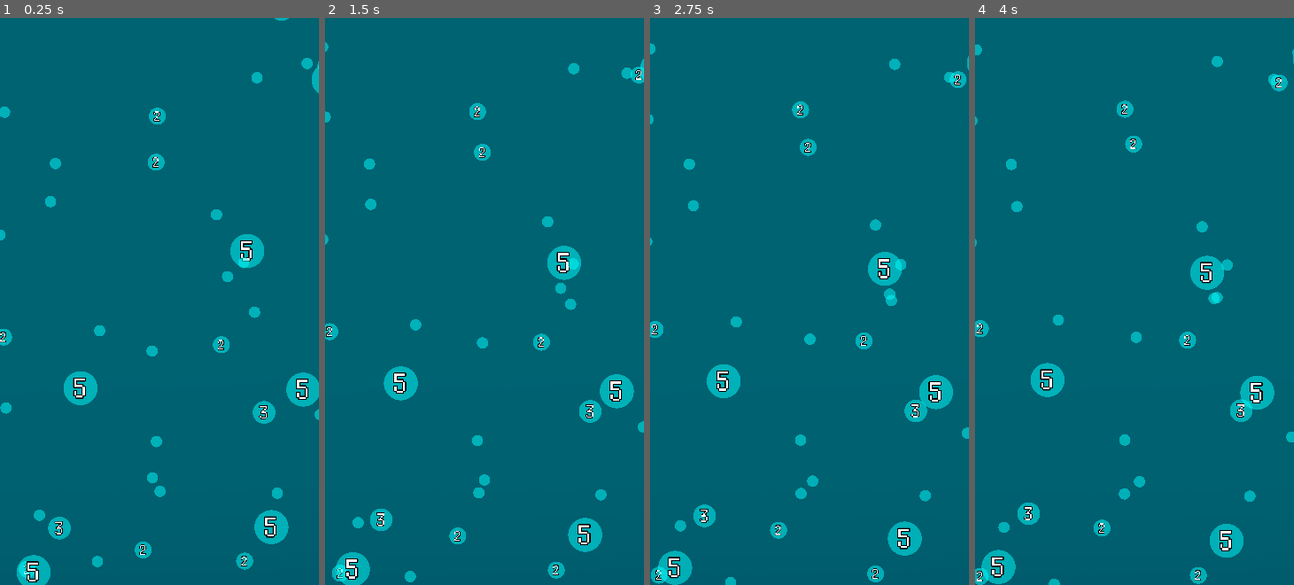
Above: before the commit, frames 1-4 (left to right).
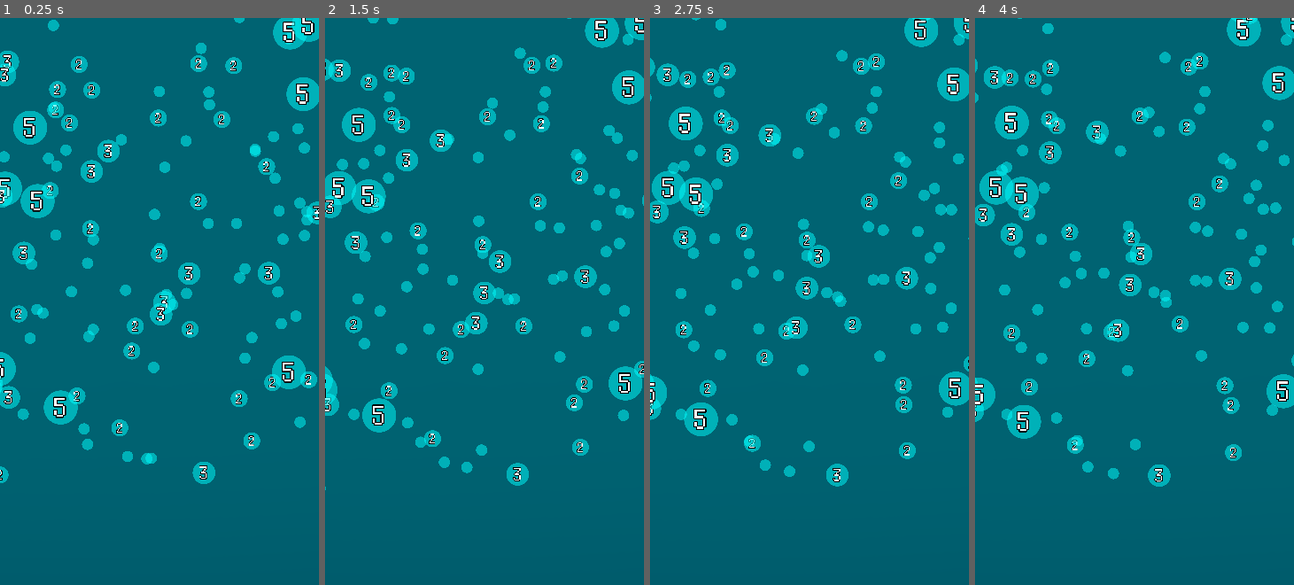
Above: after the commit, the same moments.

Repository: kamikoloss/sharking
Game: Godot game, scene res://scenes/server.tscn
The game is run twice, just before and just after one commit, with the same random seed, the same clock (stepped at 60 frames per second) and the same inputs. This scene is started directly instead of the project's main scene.
Inputs:
- Up to frame 1 (0.25 s): no input
- Up to frame 2 (1.5 s): no input
- Up to frame 3 (2.75 s): no input
- Up to frame 4 (4 s): no input

The runs differ from the first frame. In frame 1, 16% of the frame differs, in the area x 0-100%, y 0-100%; in frame 2, 16%; in frame 3, 16%; in frame 4, 16%.

Commit message:
エリア外に流れた EXP を自動で中央に戻すようにした

Diff:
--- a/scripts/exp.gd
+++ b/scripts/exp.gd
@@ -54,12 +54,17 @@
 			destroy()
 		# Server の場合: 破壊しない
 		# Client から受信したデータを元に Level が手動で破壊する
+	# Wall
+	if area.is_in_group("Wall"):
+		# 流されすぎているので中央に戻る
+		self.position = Vector2(0.0, 0.0)
+		_start_move()
 
 
 # 自身の見た目を決定する
 func _init_visual() -> void:
 	var scale_ratio: = 1.0 + (float(point) - 1.0) / 2.0
-	scale *= scale_ratio
+	self.scale *= scale_ratio
 
 	if 1 < point:
 		_label.text = str(point)
--- a/scripts/hero.gd
+++ b/scripts/hero.gd
@@ -37,7 +37,7 @@
 	set(value):
 		var from = move_state
 		move_state = value
-		print("[Hero %s] move state changed. %s -> %s" % [id, MoveState.keys()[from], MoveState.keys()[value]])
+		#print("[Hero %s] move state changed. %s -> %s" % [id, MoveState.keys()[from], MoveState.keys()[value]])
 
 var id: int = -1 # Peer ID が与えられる
 var is_client: bool = false # Client 上の Hero かどうか (<--> Server)
--- a/scripts/level.gd
+++ b/scripts/level.gd
@@ -23,7 +23,7 @@
 @export var _hero_scene: PackedScene
 @export var _heros_parent_node: Node2D
 
-var _level_size: int = 800 # Level の大きさ (px, 辺/2)
+var _level_size: int = 512 # Level の大きさ (px, 辺/2)
 
 
 func _ready() -> void:
